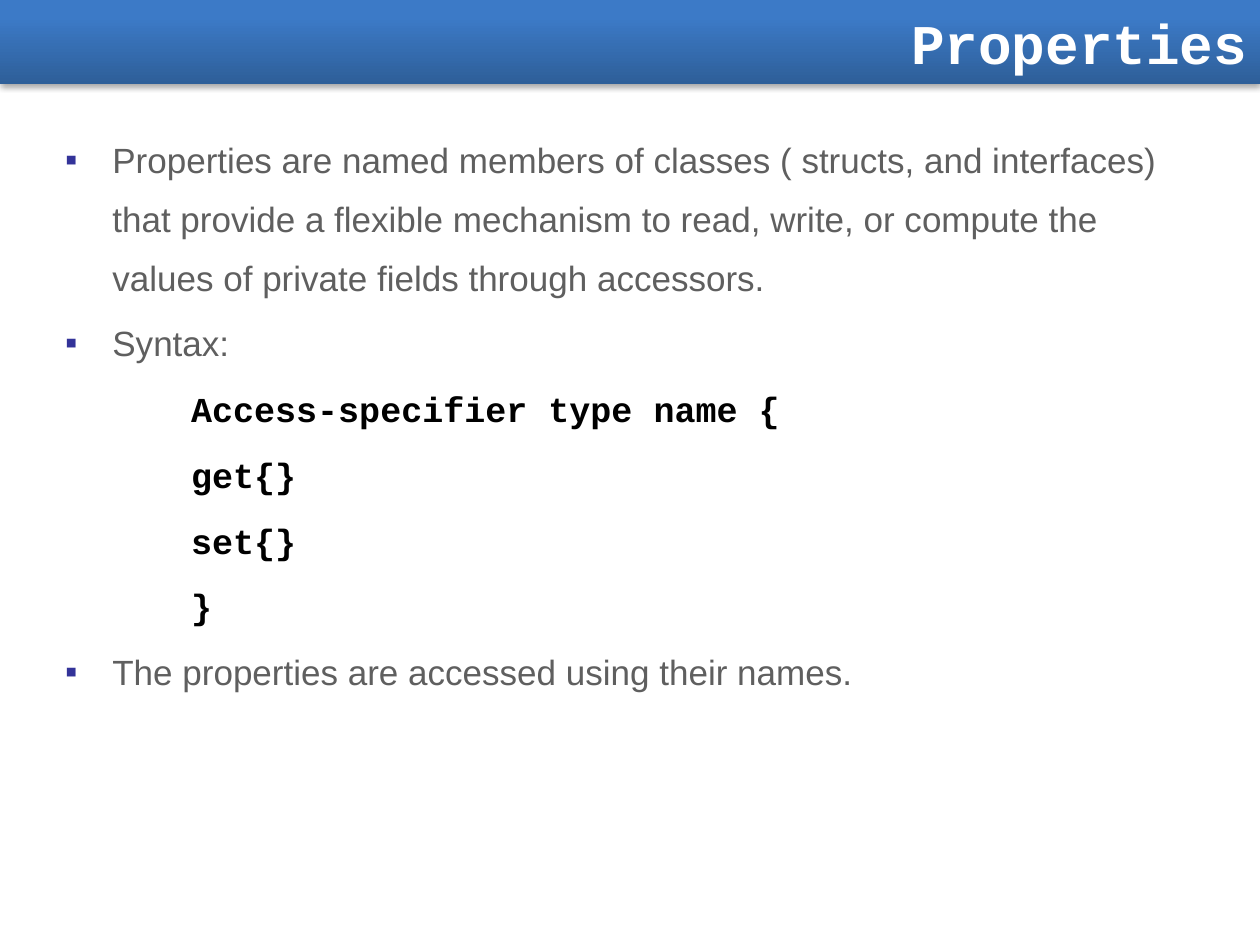
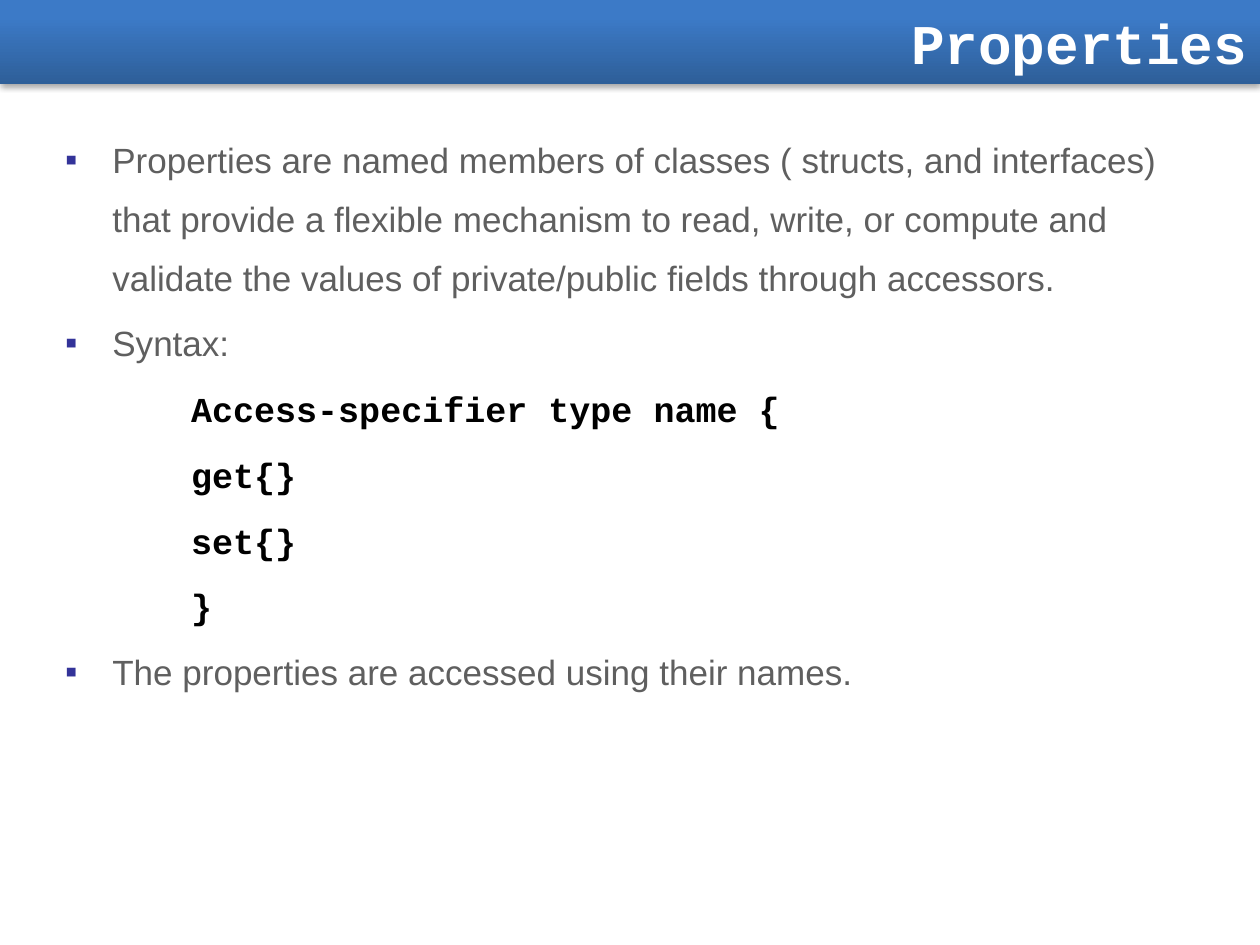
Before and after one commit to santuparsi/react-dotnet-repo, a slide deck: slide 29 of C#/PPT/Classes & Objects.pptx. Drawn at 1260x945 pixels with LibreOffice and Linux fonts; fonts in the diff are those of the drawing. Boxes give left, top, right and bottom in pixels: in the first picture for what was removed or moved away, otherwise in the second. Text is boxed around its words. In the diff, an @@ line names an element or a change of style, - is before the commit and + after.

```diff
--- a/C#/PPT/Classes & Objects.pptx
+++ b/C#/PPT/Classes & Objects.pptx
@@ text at [112, 147, 1155, 297]: text changed @@
-▪ Properties are named members of classes ( structs, and interfaces) that provide a flexible mechanism to read, write, or compute the values of private fields through accessors.
+▪ Properties are named members of classes ( structs, and interfaces) that provide a flexible mechanism to read, write, or compute and validate the values of private/public fields through accessors.
```
Also in this commit, not shown: 2 other slides changed, 38 other files.
